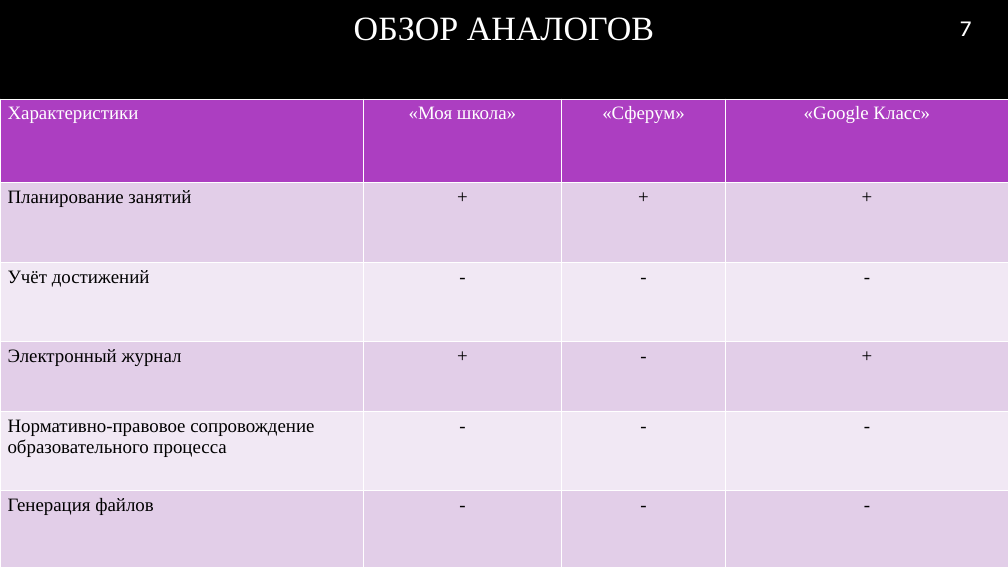
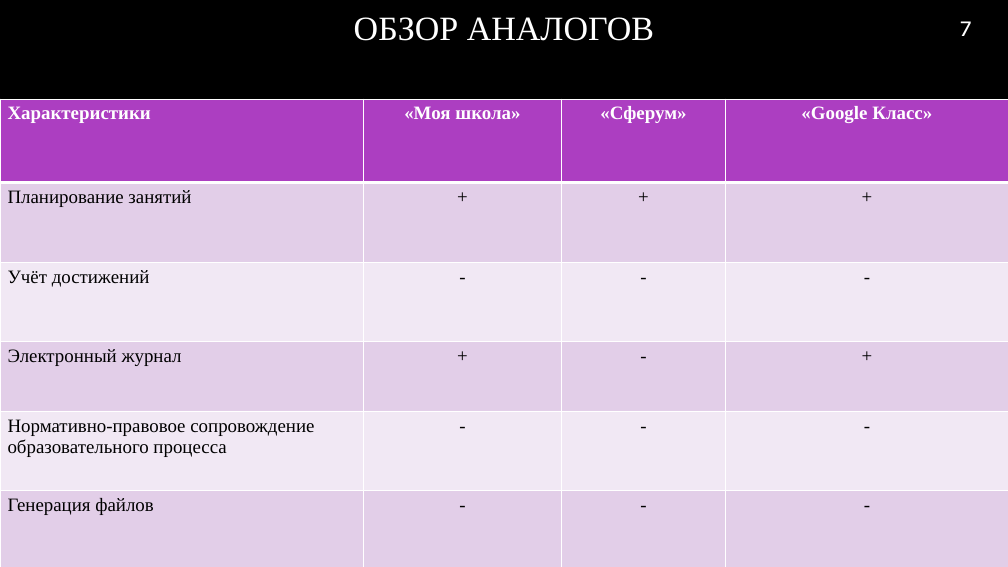
Before and after one commit to RAdKuzur/ASTU, a slide deck: slide 7 of Дипломная работа/Консультации Хоменко/Презентация v3.0.pptx. Drawn at 1008x567 pixels with LibreOffice and Linux fonts; fonts in the diff are those of the drawing; background and template pictures are left out. Boxes give left, top, right and bottom in pixels: in the first picture for what was removed or moved away, otherwise in the second. Text is boxed around its words. In the diff, an @@ line names an element or a change of style, - is before the commit and + after.

```diff
--- a/Дипломная работа/Консультации Хоменко/Презентация v3.0.pptx
+++ b/Дипломная работа/Консультации Хоменко/Презентация v3.0.pptx
@@ table at (0, 99, 1008, 567) @@
@@ bold on in "Характеристики", "«Моя школа»", "«Сферум»", "«Google Класс»" @@
```
Also in this commit, not shown: 4 other slides changed, 3 slides added, 1 slide removed, 2 other files.
